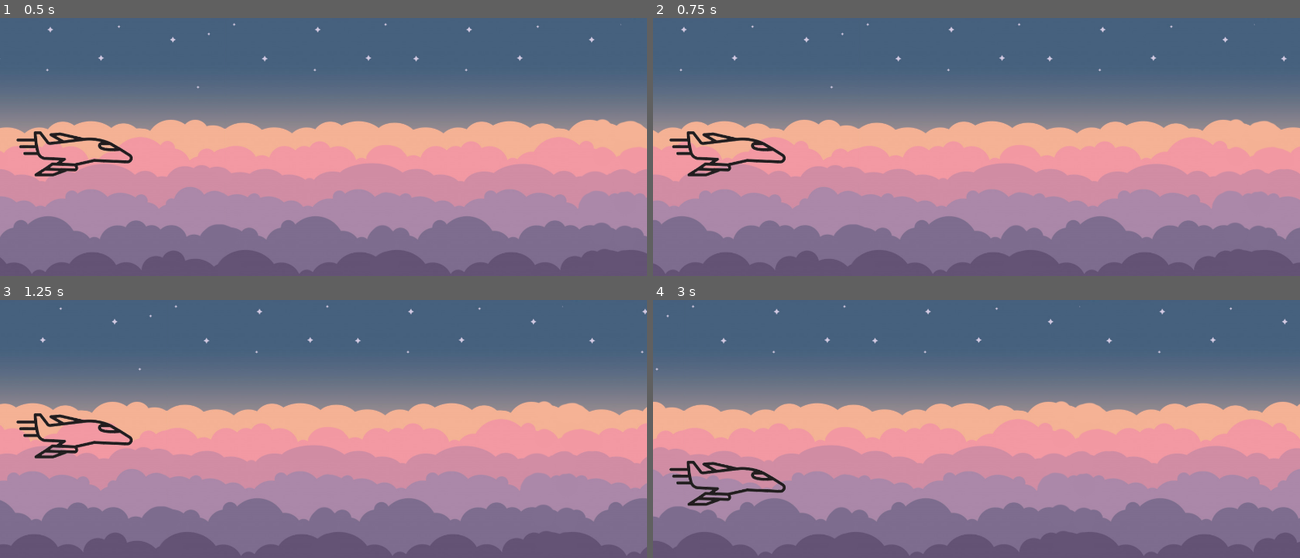
Above: before the commit, frames 1-4 (two rows, left to right).
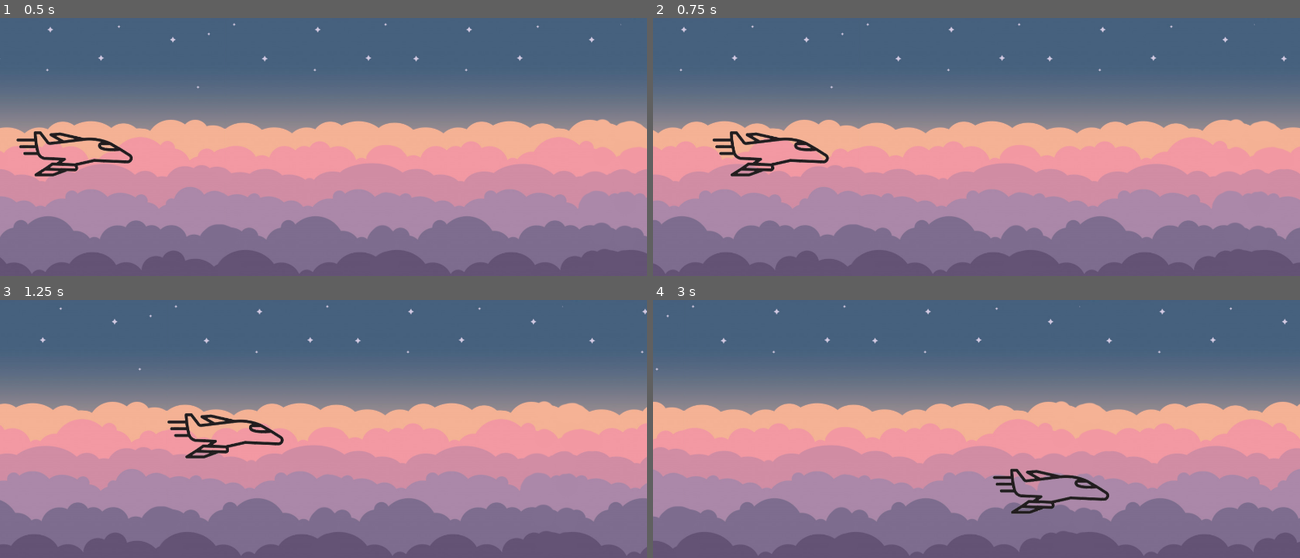
Above: after the commit, the same moments.

Repository: bonfire-camaraderie/Paper-Plane
Game: Godot game, scene res://World.tscn
The game is run twice, just before and just after one commit, with the same random seed, the same clock (stepped at 60 frames per second) and the same inputs.
Inputs:
- Up to frame 1 (0.5 s): no input
- Up to frame 2 (0.75 s): hold Right (ui_right) from 0.53 s (still down)
- Up to frame 3 (1.25 s): keep holding Right (ui_right)
- Up to frame 4 (3 s): release Right (ui_right) at 1.28 s; hold Down (ui_down) 1.28-2.03 s; hold Right (ui_right) 2.03-2.78 s; hold Up (ui_up) from 2.78 s (still down)

Frame 1 is identical in both runs. In frame 2, 1.6% of the frame differs, in the area x 2-28%, y 43-62%; in frame 3, 1.8%, in the area x 2-44%, y 43-62%; in frame 4, 1.8%.

Commit message:
added horizontal control and collision bars and at the left and right boundaries of the game window

Diff:
--- a/Plane Body.gd
+++ b/Plane Body.gd
@@ -1,14 +1,32 @@
 extends KinematicBody2D
 
-const STEP = 200
+export var STEP = 200
 var motion = Vector2()
 
 func _physics_process(delta):
-	if Input.is_action_pressed("ui_up"):
-		motion.y = -STEP
-	elif Input.is_action_pressed("ui_down"):
-		motion.y = STEP
-	else:
+	var up = Input.is_action_pressed("ui_up")
+	var down = Input.is_action_pressed("ui_down")
+	var left = Input.is_action_pressed("ui_left")
+	var right = Input.is_action_pressed("ui_right")
+
+	match true:
+		up :
+			motion.y = -STEP
+			continue
+		down :
+			motion.y = STEP
+			continue
+		left :
+			motion.x = -STEP
+			continue
+		right :
+			motion.x = STEP
+			continue
+
+	if up == false and down == false :
 		motion.y = 0
 
+	if left == false and right == false :
+		motion.x = 0
+
 	move_and_slide(motion)
--- a/World.tscn
+++ b/World.tscn
@@ -8,6 +8,9 @@
 [sub_resource type="RectangleShape2D" id=1]
 extents = Vector2( 1560.76, 16.1713 )
 
+[sub_resource type="RectangleShape2D" id=2]
+extents = Vector2( 20.4076, 325.49 )
+
 [node name="World" type="Node"]
 
 [node name="Plane Body" type="KinematicBody2D" parent="."]
@@ -16,6 +19,7 @@
 __meta__ = {
 "_edit_group_": true
 }
+STEP = 500
 
 [node name="Plane Skin" type="Sprite" parent="Plane Body"]
 position = Vector2( 140, 61 )
@@ -38,11 +42,19 @@
 [node name="Vertical Bariers" type="StaticBody2D" parent="."]
 position = Vector2( 113.805, -54.1045 )
 
-[node name="Barier Top" type="CollisionShape2D" parent="Vertical Bariers"]
+[node name="Barier Horizontal Top" type="CollisionShape2D" parent="Vertical Bariers"]
 position = Vector2( 1437.73, 42.4045 )
 shape = SubResource( 1 )
 
-[node name="Barier Bottom" type="CollisionShape2D" parent="Vertical Bariers"]
+[node name="Barier Horizontal Bottom" type="CollisionShape2D" parent="Vertical Bariers"]
 position = Vector2( 1445.52, 669.666 )
 rotation = 3.14159
 shape = SubResource( 1 )
+
+[node name="Barier Vertical Left" type="CollisionShape2D" parent="Vertical Bariers"]
+position = Vector2( -128.569, 358.436 )
+shape = SubResource( 2 )
+
+[node name="Barier Vertical Right2" type="CollisionShape2D" parent="Vertical Bariers"]
+position = Vector2( 1402.57, 358.436 )
+shape = SubResource( 2 )
Not shown: 1 places in World.tscn that only renumber resources
